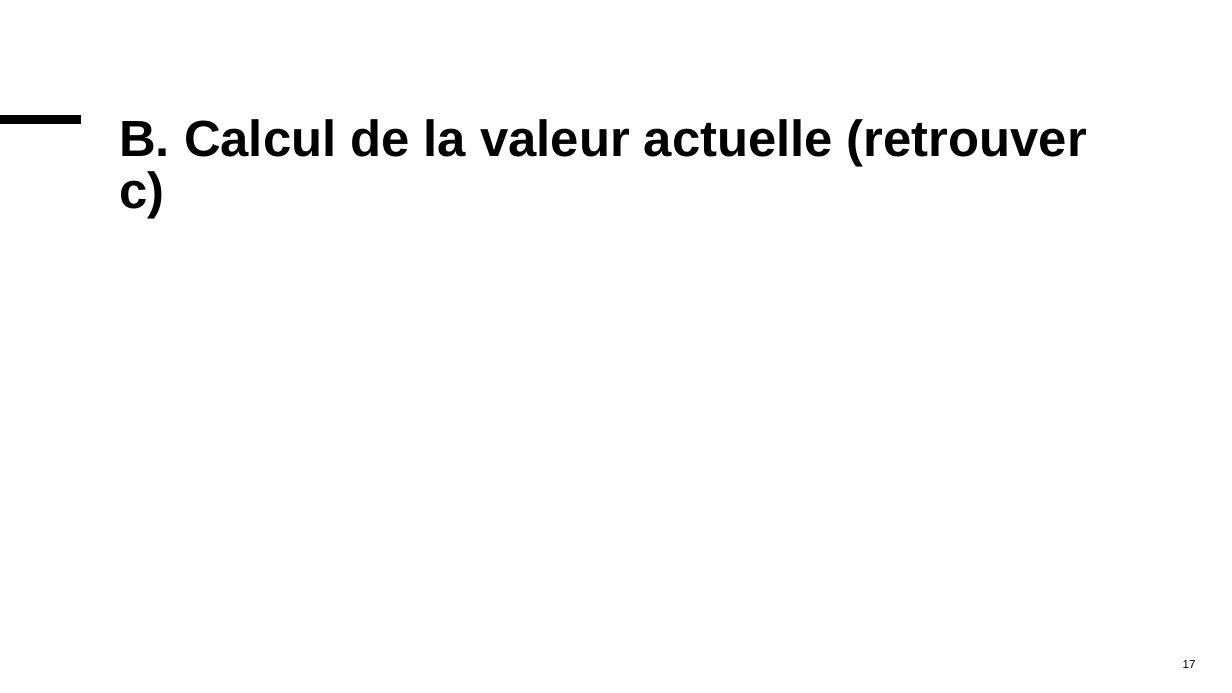
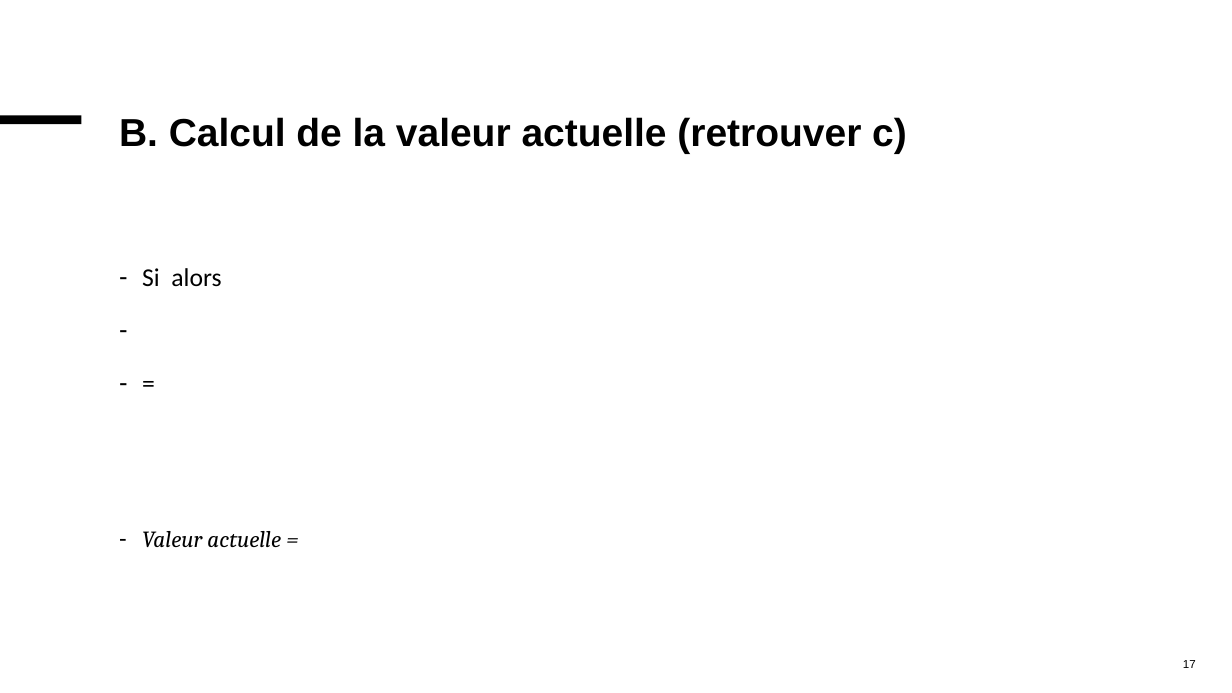
Before and after one commit to MaxMontouro/BUT_Info, a slide deck: slide 17 of Annee2/S4/R4_D_09_maths_gestion/CHP1/chap1.pptx. Drawn at 1232x693 pixels with LibreOffice and Linux fonts; fonts in the diff are those of the drawing; grey boxes stand for pictures. Boxes give left, top, right and bottom in pixels: in the first picture for what was removed or moved away, otherwise in the second. Text is boxed around its words. In the diff, an @@ line names an element or a change of style, - is before the commit and + after.

```diff
--- a/Annee2/S4/R4_D_09_maths_gestion/CHP1/chap1.pptx
+++ b/Annee2/S4/R4_D_09_maths_gestion/CHP1/chap1.pptx
@@ title "B. Calcul de la valeur ..." at (119,117,907,154): size 39.6 to 30.4 pt @@
@@ text added at (142,268,281,547), 18 pt, text #000000, italic @@
+– Si alors
+– =
+– Valeur actuelle =
```
Also in this commit, not shown: 18 other slides changed, 4 slides added, 4 slides removed, 3 other files.
